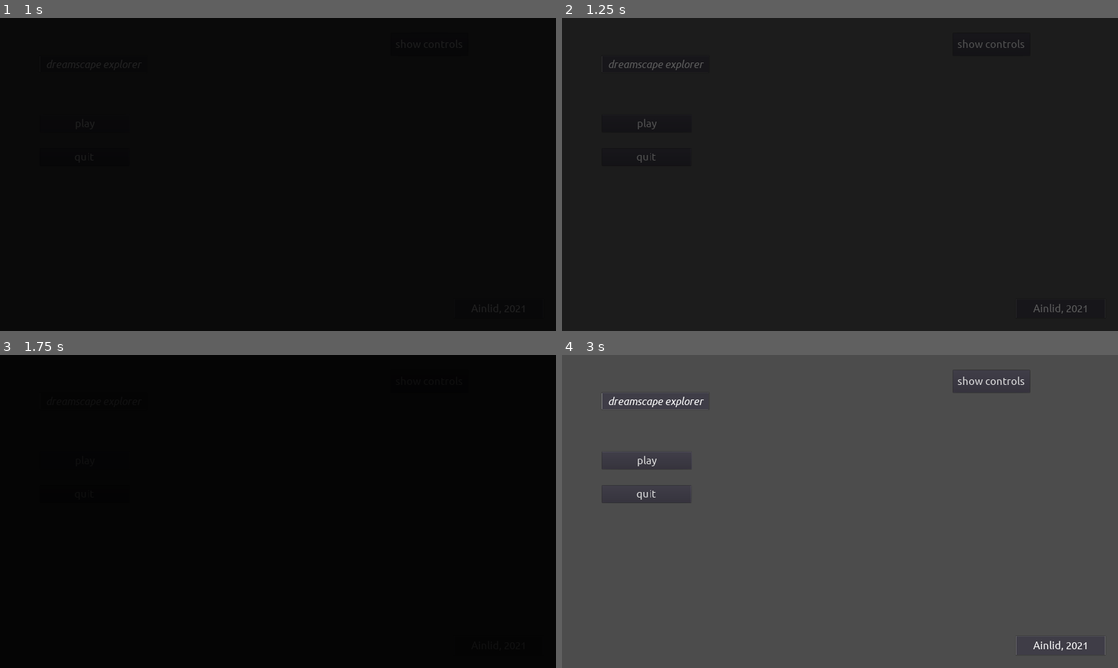
Above: before the commit, frames 1-4 (two rows, left to right).
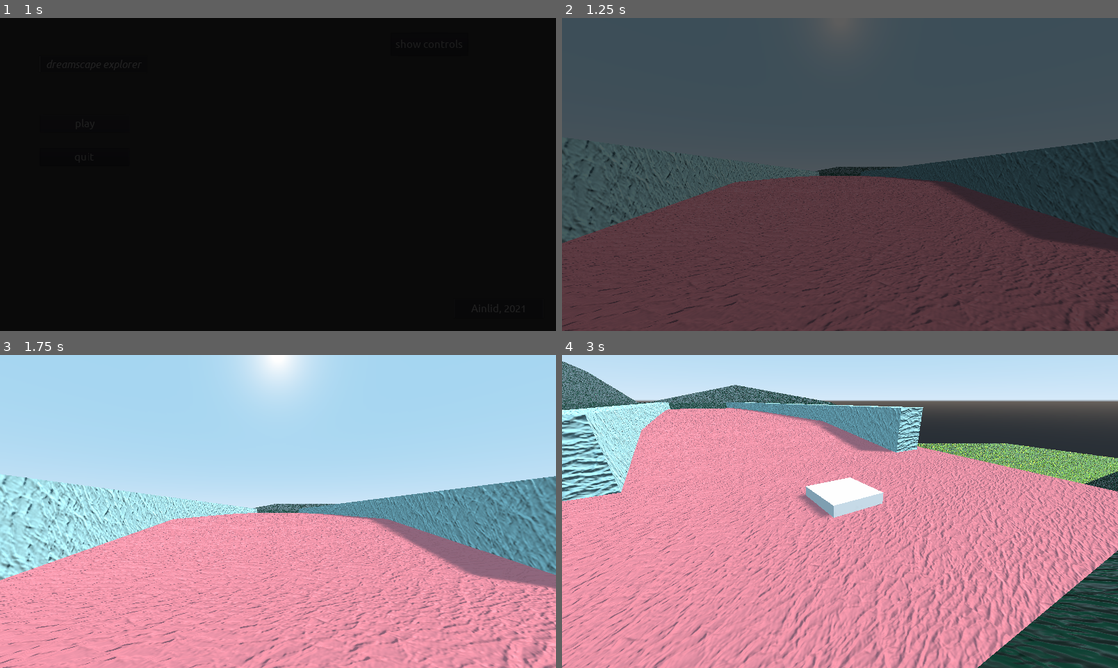
Above: after the commit, the same moments.

Repository: Ainlid/dreamscapexplorer
Game: Godot game, scene res://interface/main_menu/main_menu.tscn
Same seed, same stepped clock (60 frames per second), same inputs: the game is played once before the commit and once after it.
Inputs (mouse positions are in pixels of both pictures, inside the frame that each line leads up to):
- Up to frame 1 (1 s): click "play" at 0.5 s
- Up to frame 2 (1.25 s): no input
- Up to frame 3 (1.75 s): click (83, 461) at 1.25 s, where only the run before the commit has a clickable "play"
- Up to frame 4 (3 s): move the mouse to (962, 495) at 2.02 s; hold D (move_right) 2.03-2.78 s; tap Space (jump) at 2.1, 2.27, 2.57 s; move the mouse to (728, 527) at 2.77 s; hold S (move_back) from 2.78 s (still down); tap Shift (run) at 2.85 s

Frame 1 is identical in both runs. In frame 2, 96% of the frame differs, in the area x 0-100%, y 0-100%; in frame 3, 100%; in frame 4, 96%.

Commit message:
fixed slopes and transitions

Diff:
--- a/source/dream_gen/layouts/layout1.tscn
+++ /dev/null
@@ -1,15 +0,0 @@
-[gd_scene load_steps=4 format=2]
-
-[ext_resource path="res://dream_gen/layouts/layout.gd" type="Script" id=1]
-[ext_resource path="res://dream_gen/layouts/layout1.gltf" type="PackedScene" id=2]
-
-[sub_resource type="ConcavePolygonShape" id=1]
-data = PoolVector3Array( 50, 0, 50, -50, 0, -50, 50, 0, -50, 50, 0, 50, -50, 0, 50, -50, 0, -50, -50, 0, 50, 50, -10, 50, -50, -10, 50, -50, 0, 50, 50, 0, 50, 50, -10, 50, 50, 0, -50, -50, -10, -50, 50, -10, -50, 50, 0, -50, -50, 0, -50, -50, -10, -50, 50, 0, 50, 50, -10, -50, 50, -10, 50, 50, 0, 50, 50, 0, -50, 50, -10, -50, -50, 0, -50, -50, -10, 50, -50, -10, -50, -50, 0, -50, -50, 0, 50, -50, -10, 50, -50, -10, 50, 50, -10, -50, -50, -10, -50, -50, -10, 50, 50, -10, 50, 50, -10, -50 )
-
-[node name="layout1" instance=ExtResource( 2 )]
-script = ExtResource( 1 )
-
-[node name="StaticBody" type="StaticBody" parent="layout1" index="0"]
-
-[node name="CollisionShape" type="CollisionShape" parent="layout1/StaticBody" index="0"]
-shape = SubResource( 1 )
--- a/source/interface/fader/fader.gd
+++ b/source/interface/fader/fader.gd
@@ -1,6 +1,8 @@
 extends CanvasLayer
 
 var path = "test"
+const menu_path = "res://interface/main_menu/main_menu.tscn"
+const dream_path = "res://dream/dream.tscn"
 
 var duration = 0.5
 var rect
@@ -14,7 +16,7 @@
 	timer.wait_time = duration
 
 func _fade_start(var scene_path):
-	path = "res://scenes/" + scene_path + ".tscn"
+	path = scene_path
 	var file = File.new()
 	if file.file_exists(path):
 		_fade_out()
@@ -36,6 +38,7 @@
 
 func _reload_scene():
 	path = get_tree().get_current_scene().get_filename()
+	print(path)
 	_fade_out()
 	timer.start()
 
--- a/source/interface/main_menu/play_button.gd
+++ b/source/interface/main_menu/play_button.gd
@@ -1,6 +1,4 @@
 extends Control
 
-export var start_scene = "test"
-
 func _play_game():
-	fader._fade_start(start_scene)
+	fader._fade_start(fader.dream_path)
--- a/source/interface/pause_menu/pause_menu.gd
+++ b/source/interface/pause_menu/pause_menu.gd
@@ -30,4 +30,4 @@
 func _main_menu():
 	_unpause_game()
 	Input.set_mouse_mode(Input.MOUSE_MODE_VISIBLE)
-	fader._fade_start("main_menu")
+	fader._fade_start(fader.menu_path)
--- a/source/interface/screencap/screencap.gd
+++ b/source/interface/screencap/screencap.gd
@@ -5,7 +5,7 @@
 		var image = get_viewport().get_texture().get_data()
 		image.flip_y()
 		var date = OS.get_datetime()
-		var url = OS.get_executable_path().get_base_dir() + "/ittenn_"
+		var url = OS.get_executable_path().get_base_dir() + "/dse_"
 		url += str(date.day) + "_"
 		url += str(date.month) + "_"
 		url += str(date.year) + "_at_"
--- a/source/player/player.gd
+++ b/source/player/player.gd
@@ -4,7 +4,7 @@
 export var gravity = -30.0
 export var walk_speed = 8.0
 export var run_speed = 16.0
-export var jump_speed = 10.0
+export var jump_speed = 15.0
 export var mouse_sensitivity = 0.002
 export var acceleration = 4.0
 export var friction = 6.0
@@ -33,25 +33,14 @@
 	dir = dir.normalized()
 	var speed = walk_speed
 	if is_on_floor():
-		#this prevents you from sliding without messing up the is_on_ground() check
-		velocity.y += gravity * delta / 100.0
 		if Input.is_action_pressed("run"):
 			speed = run_speed
 		if Input.is_action_just_pressed("jump"):
 			velocity.y = jump_speed
-	else:
-		velocity.y += gravity * delta
-	var hvel = velocity
-	hvel.y = 0.0
-	var target = dir * speed
-	var accel
-	if dir.dot(hvel) > 0.0:
-		accel = acceleration
-	else:
-		accel = friction
-	hvel = hvel.linear_interpolate(target, accel * delta)
-	velocity.x = hvel.x
-	velocity.z = hvel.z
+	var target_vel = dir * speed
+	velocity.x = target_vel.x
+	velocity.z = target_vel.z
+	velocity.y += gravity * delta
 	if playable:
 		velocity = move_and_slide(velocity, Vector3.UP, true)
 	if translation.y < fall_limit:
Not shown, removed: source/dream_gen/layouts/layout1.gltf
Not shown, removed: source/dream_gen/layouts/layout1.gltf.import
Not shown, changed: README.md
Not shown, removed: source/dream_gen/layouts/layout.blend
Not shown, removed: source/dream_gen/layouts/layout.blend1
